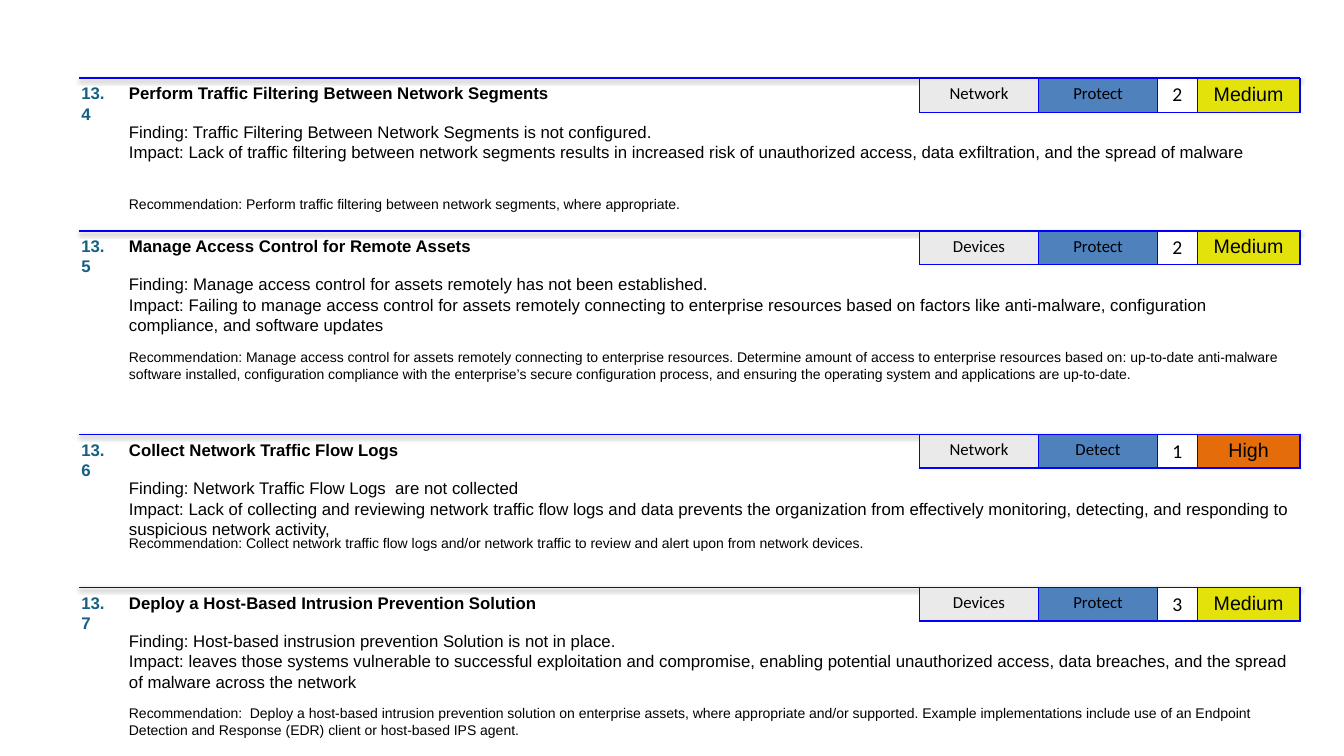
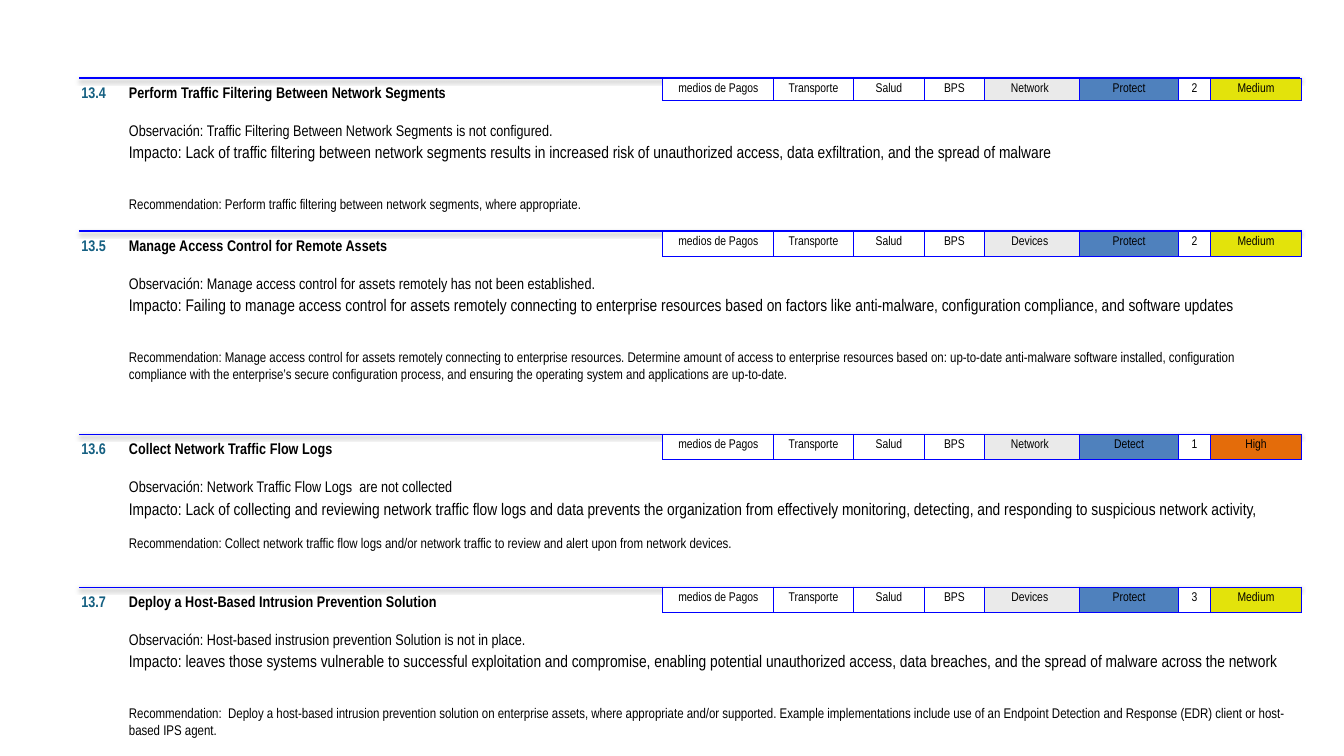
Before and after one commit to lablanco/PowerPointAutomation, a slide deck: slide 34 of ppts/0001_SUMMARY.pptx (slide 33 before the commit). Drawn at 1344x756 pixels with LibreOffice and Linux fonts; fonts in the diff are those of the drawing. Boxes give left, top, right and bottom in pixels: in the first picture for what was removed or moved away, otherwise in the second. Text is boxed around its words. In the diff, an @@ line names an element or a change of style, - is before the commit and + after.

```diff
--- a/ppts/0001_SUMMARY.pptx
+++ b/ppts/0001_SUMMARY.pptx
@@ table added at [662, 79, 984, 99], 1 rows, 4 columns @@
+medios de Pagos | Transporte | Salud | BPS
@@ table at [980, 79, 1301, 99] @@
@@ size 12 to 9 pt in "Network", "Protect" @@
@@ font Calibri to Arial Narrow in "Network", "Protect", "2" @@
@@ size 14 to 9 pt in "2", "Medium" @@
@@ font Arial to Arial Narrow in "Medium" @@
@@ table: place and size @@
-table at [920, 79, 1300, 110]
+table at [980, 79, 1301, 99]
@@ text at [129, 146, 1051, 162]: text changed; font Arial to Arial Narrow @@
-Impact: Lack of traffic filtering between network segments results in increased risk of unauthorized access, data exfiltration, and the spread of malware
+Impacto: Lack of traffic filtering between network segments results in increased risk of unauthorized access, data exfiltration, and the spread of malware
@@ text at [129, 124, 553, 139]: text changed; size 12 to 11 pt; font Arial to Arial Narrow @@
-Finding: Traffic Filtering Between Network Segments is not configured.
+Observación: Traffic Filtering Between Network Segments is not configured.
@@ table added at [662, 231, 984, 252], 1 rows, 4 columns @@
+medios de Pagos | Transporte | Salud | BPS
@@ table at [980, 231, 1301, 251] @@
@@ size 12 to 9 pt in "Devices", "Protect" @@
@@ font Calibri to Arial Narrow in "Devices", "Protect", "2" @@
@@ size 14 to 9 pt in "2", "Medium" @@
@@ font Arial to Arial Narrow in "Medium" @@
@@ table: place and size @@
-table at [920, 231, 1300, 262]
+table at [980, 231, 1301, 251]
@@ text at [129, 299, 1233, 315]: text changed; font Arial to Arial Narrow @@
-Impact: Failing to manage access control for assets remotely connecting to enterprise resources based on factors like anti-malware, configuration compliance, and software updates
+Impacto: Failing to manage access control for assets remotely connecting to enterprise resources based on factors like anti-malware, configuration compliance, and software updates
@@ text at [129, 277, 596, 292]: text changed; size 12 to 11 pt; font Arial to Arial Narrow @@
-Finding: Manage access control for assets remotely has not been established.
+Observación: Manage access control for assets remotely has not been established.
@@ table added at [662, 435, 984, 455], 1 rows, 4 columns @@
+medios de Pagos | Transporte | Salud | BPS
@@ table at [980, 435, 1301, 455] @@
@@ size 12 to 9 pt in "Network", "Detect" @@
@@ font Calibri to Arial Narrow in "Network", "Detect", "1" @@
@@ size 14 to 9 pt in "1", "High" @@
@@ font Arial to Arial Narrow in "High" @@
@@ table: place and size @@
-table at [920, 435, 1300, 466]
+table at [980, 435, 1301, 455]
@@ text at [129, 503, 1256, 519]: text changed; font Arial to Arial Narrow @@
-Impact: Lack of collecting and reviewing network traffic flow logs and data prevents the organization from effectively monitoring, detecting, and responding to suspicious network activity,
+Impacto: Lack of collecting and reviewing network traffic flow logs and data prevents the organization from effectively monitoring, detecting, and responding to suspicious network activity,
@@ text at [129, 480, 452, 495]: text changed; size 12 to 11 pt; font Arial to Arial Narrow @@
-Finding: Network Traffic Flow Logs are not collected
+Observación: Network Traffic Flow Logs are not collected
@@ size 12 to 11 pt, font Arial to Arial Narrow in 8 elements at [81, 87, 106, 98], [129, 87, 445, 101], [81, 240, 106, 251], [129, 240, 387, 254], [81, 443, 106, 454], [129, 443, 332, 458], [81, 596, 106, 607], [129, 596, 437, 610] @@
@@ table added at [662, 588, 984, 608], 1 rows, 4 columns @@
+medios de Pagos | Transporte | Salud | BPS
@@ table at [980, 588, 1301, 608] @@
@@ size 12 to 9 pt in "Devices", "Protect" @@
@@ font Calibri to Arial Narrow in "Devices", "Protect", "3" @@
@@ size 14 to 9 pt in "3", "Medium" @@
@@ font Arial to Arial Narrow in "Medium" @@
@@ table: place and size @@
-table at [920, 588, 1300, 619]
+table at [980, 588, 1301, 608]
@@ text at [129, 655, 1277, 671]: text changed; font Arial to Arial Narrow @@
-Impact: leaves those systems vulnerable to successful exploitation and compromise, enabling potential unauthorized access, data breaches, and the spread of malware across the network
+Impacto: leaves those systems vulnerable to successful exploitation and compromise, enabling potential unauthorized access, data breaches, and the spread of malware across the network
@@ text at [129, 633, 526, 648]: text changed; size 12 to 11 pt; font Arial to Arial Narrow @@
-Finding: Host-based instrusion prevention Solution is not in place.
+Observación: Host-based instrusion prevention Solution is not in place.
@@ font Arial to Arial Narrow in 4 elements at [129, 199, 581, 212], [129, 352, 1235, 382], [129, 538, 732, 551], [129, 708, 1284, 738] @@
```
Also in this commit, not shown: 48 other slides changed, 1 slide added, 3 other files.
